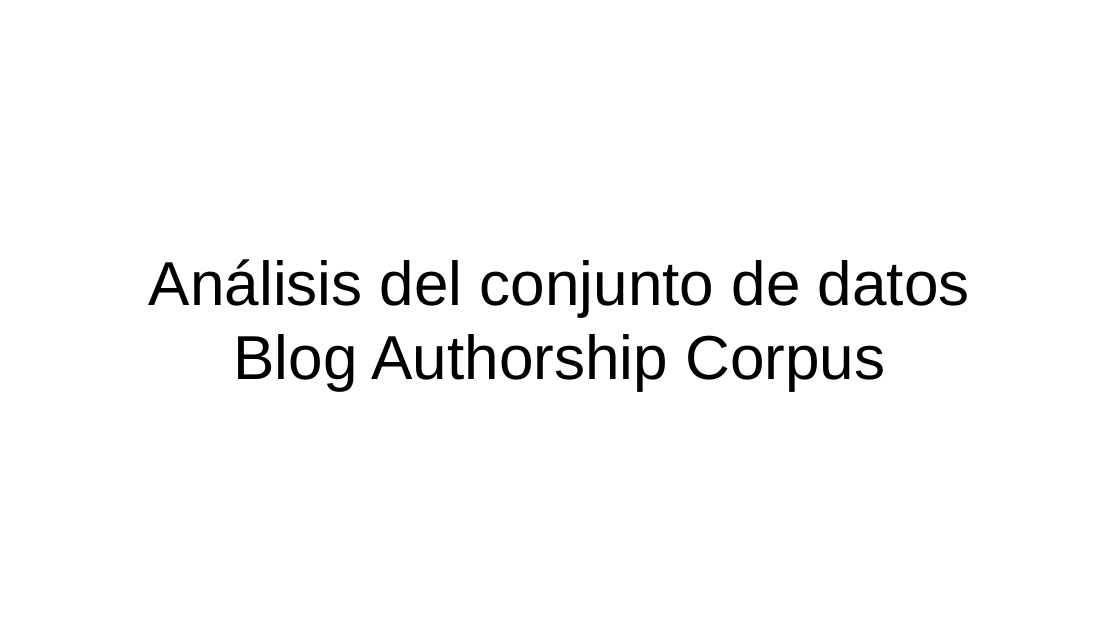
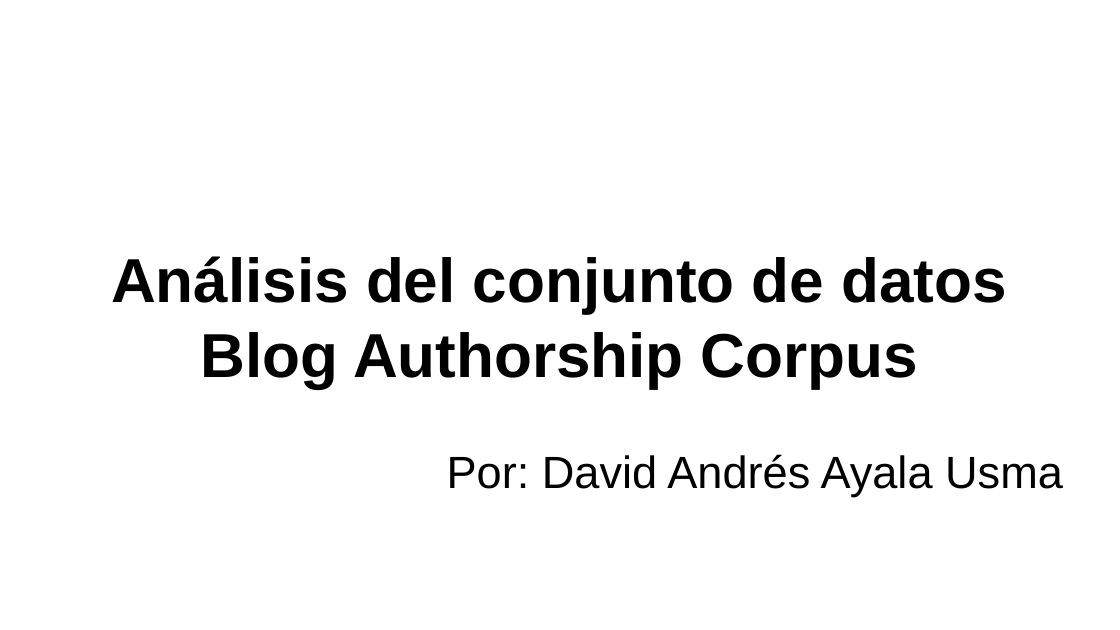
Before and after one commit to ayala-usma/test_Whale_Jaguar, a slide deck: slide 1 of Ayala-Usma_Whale_Jaguar_Test.pptx. Drawn at 1120x630 pixels with LibreOffice and Linux fonts; fonts in the diff are those of the drawing. Boxes give left, top, right and bottom in pixels: in the first picture for what was removed or moved away, otherwise in the second. Text is boxed around its words. In the diff, an @@ line names an element or a change of style, - is before the commit and + after.

```diff
--- a/Ayala-Usma_Whale_Jaguar_Test.pptx
+++ b/Ayala-Usma_Whale_Jaguar_Test.pptx
@@ text "Análisis del conjunto de datos ...": place and size @@
-text "Análisis del conjunto de datos ..." at box(149, 259, 970, 391)
+text "Análisis del conjunto de datos ..." at box(111, 256, 1006, 388)
@@ text "Análisis del conjunto de datos ..." at box(111, 256, 1006, 388): bold on @@
@@ text added at box(447, 454, 1063, 496), 32 pt, text #000000 @@
+Por: David Andrés Ayala Usma
```
Also in this commit, not shown: 20 slides added.
